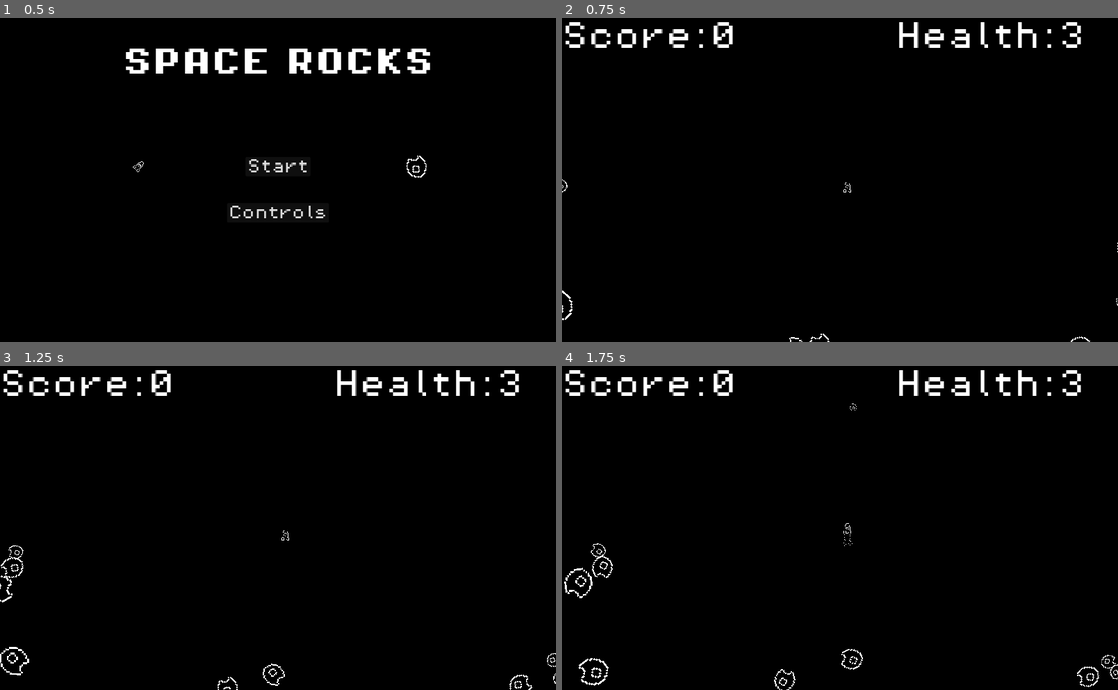
Above: before the commit, frames 1-4 (two rows, left to right).
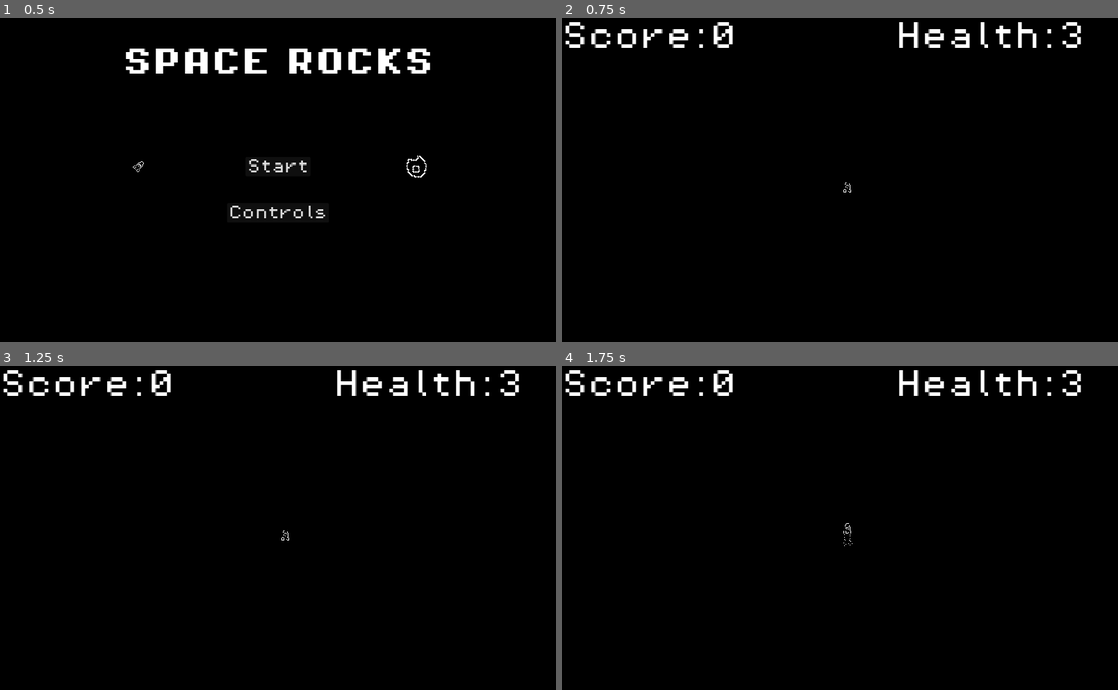
Above: after the commit, the same moments.

Repository: Cryatonic/asteroids-clone
Game: Godot game, scene res://scenes/title_screen.tscn
Same seed, same stepped clock (60 frames per second), same inputs: the game is played once before the commit and once after it.
Inputs (mouse positions are in pixels of both pictures, inside the frame that each line leads up to):
- Up to frame 1 (0.5 s): no input
- Up to frame 2 (0.75 s): click "Start" at 0.5 s
- Up to frame 3 (1.25 s): no input
- Up to frame 4 (1.75 s): move the mouse to (812, 592) at 1.27 s; hold W (thrust) from 1.28 s (still down); hold Right mouse button (spawn_asteroid) from 1.28 s (still down); tap Shift at 1.55 s

Frame 1 is identical in both runs. In frame 2, 0.1% of the frame differs, in the area x 0-100%, y 49-100%; in frame 3, 0.4%; in frame 4, 0.5%, in the area x 0-100%, y 11-100%.

Commit message:
More Caching Work
Still not working right.

Diff:
--- a/scripts/asteroid.gd
+++ b/scripts/asteroid.gd
@@ -13,18 +13,21 @@
 # Called when the node enters the scene tree for the first time.
 func _ready() -> void:
 	gravity_scale = 0
-	set_size(randi_range(1,4))
+	#set_size(randi_range(1,4))
+	#
+	#apply_impulse(Vector2(randf_range(-100, 100),randf_range(-100, 100)))
+	#angular_velocity = randf_range((-2 * PI), (2 * PI))
+	#
+	#previous_vel = linear_velocity
 
-	apply_impulse(Vector2(randf_range(-100, 100),randf_range(-100, 100)))
-	angular_velocity = randf_range((-2 * PI), (2 * PI))
+	sprite_2d.visible = false
+	collision_shape_2d.set_deferred("disabled", true)
 
-	previous_vel = linear_velocity
-
-func set_size(s : int) -> void:
-	if size == 0:
+func set_size(s : int, m : float) -> void:
+	if size == 0 && m == 0:
 		mass = pow(s, 3) * randf_range(0.8, 1.2)
 	else:
-		mass /= pow(float(size) / s, 3)
+		mass = m / pow(float(size) / s, 3)
 
 	size = s
 	collision_shape_2d.scale = Vector2(s, s)
@@ -89,8 +92,8 @@
 		#set_size(size - 1)
 		#linear_velocity = linear_velocity.rotated(-PI / 4) * 1.5
 
-		game_scene.spawn_asteroid(global_position, size - 1, linear_velocity.rotated(PI / 4) * 1.5, angular_velocity * 1.5)
-		game_scene.spawn_asteroid(global_position, size - 1, linear_velocity.rotated(-PI / 4) * 1.5, angular_velocity * 1.5)
+		game_scene.spawn_asteroid(global_position, size - 1, mass, linear_velocity.rotated(PI / 4) * 1.5, angular_velocity * 1.5)
+		game_scene.spawn_asteroid(global_position, size - 1, mass, linear_velocity.rotated(-PI / 4) * 1.5, angular_velocity * 1.5)
 	#else:
 		##sprite_2d.visible = false
 		##collision_shape_2d.set_deferred("disabled", true)
@@ -99,4 +102,6 @@
 
 	sprite_2d.visible = false
 	collision_shape_2d.set_deferred("disabled", true)
+	await break_explosion.finished
+
 	game_scene.emit_signal("cache_asteroid", self)
--- a/scripts/game.gd
+++ b/scripts/game.gd
@@ -21,8 +21,9 @@
 func _ready() -> void:
 	Input.mouse_mode = Input.MOUSE_MODE_HIDDEN
 
+	#cache_num_asteroids(5)
 	spawn_ship(Vector2i(bounding_box[1] / 2, bounding_box[3] / 2))
-	for x in range(0, 10):
+	for x in range(0, 0):
 		random_spawn_asteroid()
 
 func _process(_delta: float) -> void:
@@ -33,7 +34,7 @@
 		hud.update_hud_health(0)
 
 func _input(event: InputEvent) -> void:
-	if event.is_action_pressed("spawn_asteroid"):
+	if event.is_action_pressed("spawn_asteroid") && debug_mode:
 		var spawn_location = event.position
 		spawn_asteroid(spawn_location)
 
@@ -48,30 +49,42 @@
 	if Input.is_key_pressed(KEY_SHIFT) && Input.is_key_pressed(KEY_B) && Input.is_key_pressed(KEY_M):
 		if not debug_mode:
 			debug_mode = true
+			Input.mouse_mode = Input.MOUSE_MODE_VISIBLE
 		else:
 			debug_mode = false
+			Input.mouse_mode = Input.MOUSE_MODE_HIDDEN
 
-func spawn_asteroid(spawn_location : Vector2i, size = null, lin_velocity = null, ang_velocity = null):
+func spawn_asteroid(spawn_location : Vector2i, size = null, pre_mass = null, lin_velocity = null, ang_velocity = null):
 	var instance : Asteroid
 	if cached_asteroids.is_empty():
 		instance = asteroid_scene.instantiate()
+		await instance._ready
 	else:
 		instance = cached_asteroids.pop_front()
-		instance.sprite_2d.visible = true
-		instance.collision_shape_2d.set_deferred("disabled", false)
 	get_node("AsteroidContainer").add_child(instance)
 
 	if size != null:
-		instance.set_size(size)
+		instance.set_size(size, pre_mass)
+	else:
+		instance.size = 0
+		instance.set_size(randi_range(1,4), 0)
 
 	if lin_velocity != null:
-		instance.linear_velocity
+		instance.linear_velocity = lin_velocity
+	else:
+		instance.apply_impulse(Vector2(randf_range(-100, 100),randf_range(-100, 100)))
+	instance.previous_vel = instance.linear_velocity
 
 	if ang_velocity != null:
 		instance.angular_velocity = ang_velocity
+	else:
+		instance.angular_velocity = randf_range((-2 * PI), (2 * PI))
 
 	used_asteroids.append(instance)
 	instance.global_position = spawn_location
+	instance.sprite_2d.visible = true
+	instance.collision_shape_2d.set_deferred("disabled", false)
+
 	asteroid_count += 1
 func spawn_asteroid2(spawn_location : Vector2i):
 	var instance = asteroid_scene.instantiate()
@@ -136,25 +149,37 @@
 	if num_cached < 1:
 		return
 
-	var aster = asteroid_scene.instantiate()
+	var aster : Asteroid = asteroid_scene.instantiate()
+
 	for num in range(0,num_cached):
+		aster.global_position = Vector2i(bounding_box[1] / 2, bounding_box[3] / 2)
+		aster.size = 0
+		aster.linear_velocity = Vector2.ZERO
+		aster.angular_velocity = 0
 		cached_asteroids.append(aster)
 		if num < num_cached - 1:
 			aster = asteroid_scene.instantiate()
 
 
 func _on_spawn_timer_timeout() -> void:
-	if get_node("AsteroidContainer").get_child_count() > 8 || asteroid_count < 50:
-		random_spawn_asteroid()
+	if used_asteroids.size() > 8 || asteroid_count < 50:
+		#random_spawn_asteroid()
+		pass
 
 func _notification(what: int) -> void:
 	match what:
 		NOTIFICATION_WM_MOUSE_EXIT:
 			Input.mouse_mode = Input.MOUSE_MODE_VISIBLE
 		NOTIFICATION_WM_MOUSE_ENTER:
-			Input.mouse_mode = Input.MOUSE_MODE_HIDDEN
+			if not debug_mode:
+				Input.mouse_mode = Input.MOUSE_MODE_HIDDEN
 
 
 func _on_cache_asteroid(ast: Asteroid) -> void:
+	ast.linear_velocity = Vector2.ZERO
+	ast.global_position = Vector2i(bounding_box[1] / 2, bounding_box[3] / 2)
+	ast.angular_velocity = 0
+
 	var ast_index : int = used_asteroids.find(ast)
 	cached_asteroids.append(used_asteroids.pop_at(ast_index))
+	get_node("AsteroidContainer").remove_child(ast)
